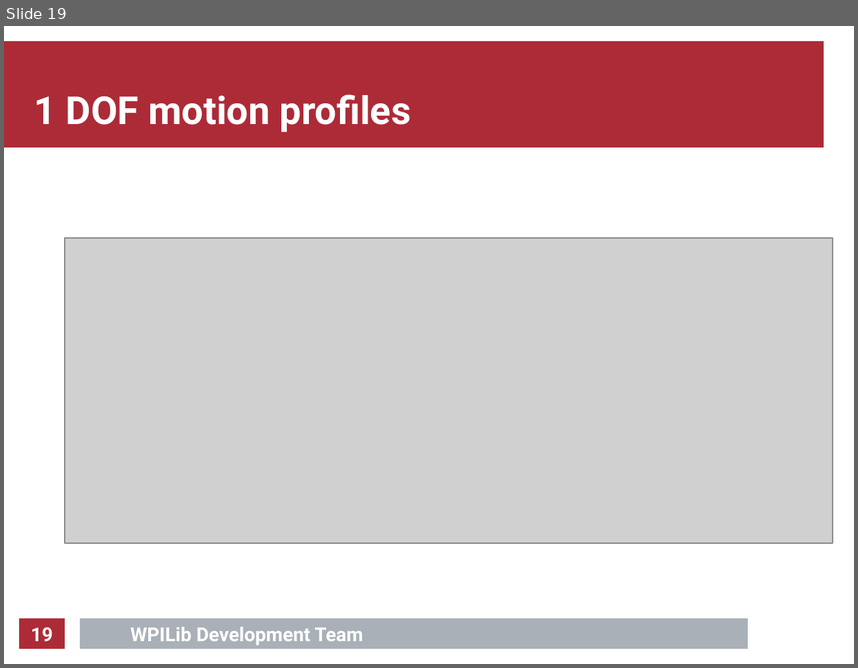
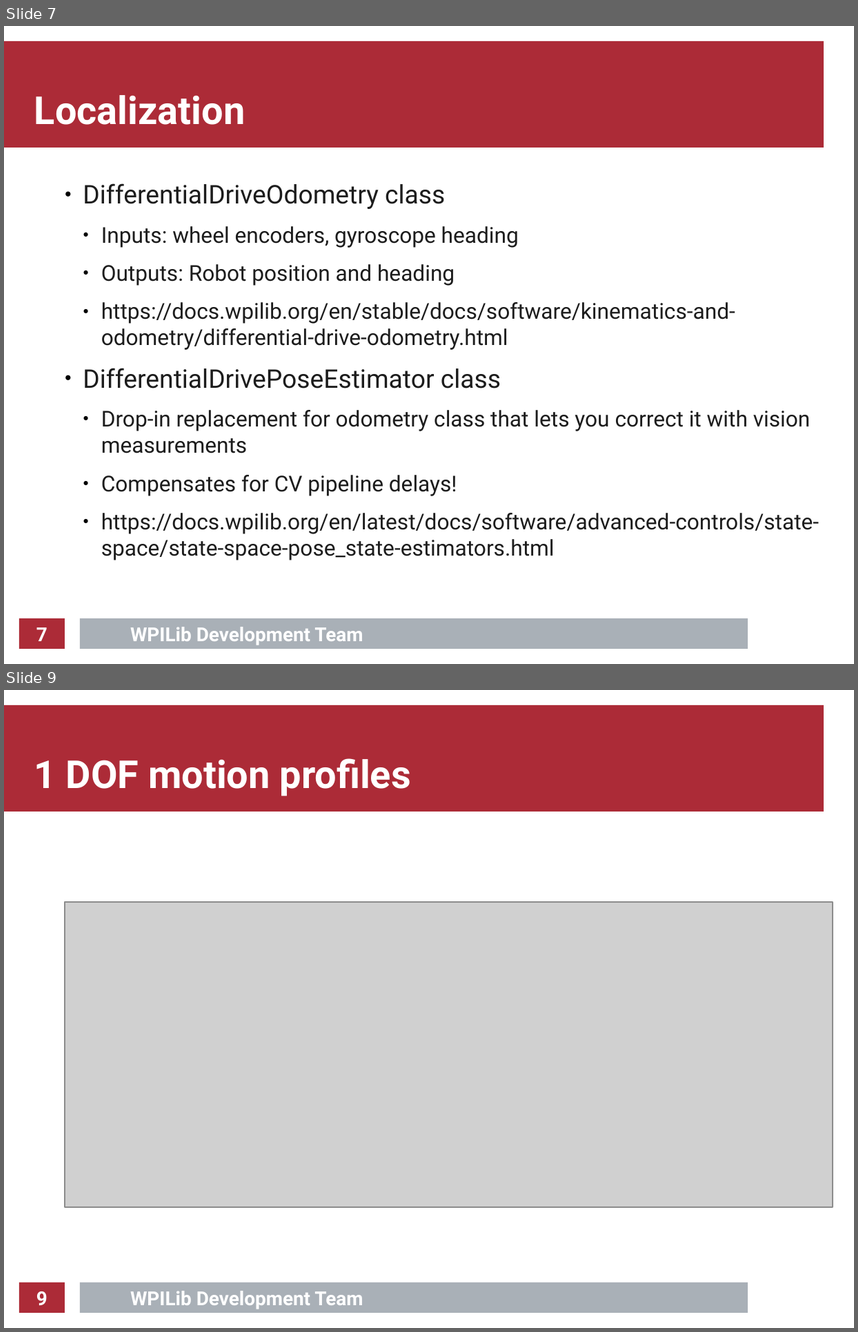
Before and after one commit to calcmogul/auton-driving-presentation, a slide deck: presentation/presentation.odp. Shown one above the other, each under a label of ours: slide 19 before the commit, slides 7 and 9 after it; the slides between them are not shown. The pictures are 858x668 and 858x1332 pixels, drawn with LibreOffice and Linux fonts; fonts in the diff are those of the drawing; grey boxes stand for pictures; background and template pictures are left out. Boxes give left, top, right and bottom in pixels: in the first picture for what was removed or moved away, otherwise in the second. Text is boxed around its words. In the diff, an @@ line names an element or a change of style, - is before the commit and + after.

```diff
--- a/presentation/presentation.odp
+++ b/presentation/presentation.odp
@@ slide 7 added at <box>4,26,854,664</box>, background #FFFFFF; not listed: 5 template elements that a slide beside it also shows @@
@@ title added at <box>34,95,245,125</box>, 36 pt, text #FFFFFF, bold @@
+Localization
@@ text added at <box>83,183,819,560</box>, 20.4 pt, text #1C1C1C @@
+● DifferentialDriveOdometry class
+  ● Inputs: wheel encoders, gyroscope heading
+  ● Outputs: Robot position and heading
+  ● https://docs.wpilib.org/en/stable/docs/software/kinematics-and-odometry/differential-drive-odometry.html
+● DifferentialDrivePoseEstimator class
+  ● Drop-in replacement for odometry class that lets you correct it with vision measurements
+  ● Compensates for CV pipeline delays!
+  ● https://docs.wpilib.org/en/latest/docs/software/advanced-controls/state-space/state-space-pose_state-estimators.html
@@ what was slide 19 is now slide 9 @@
@@ page number at <box>36,1291,47,1305</box>: text changed @@
-19
+9
```
Also in this commit, not shown: 8 slides changed, 6 other slides added, 14 slides removed, 8 other files.
